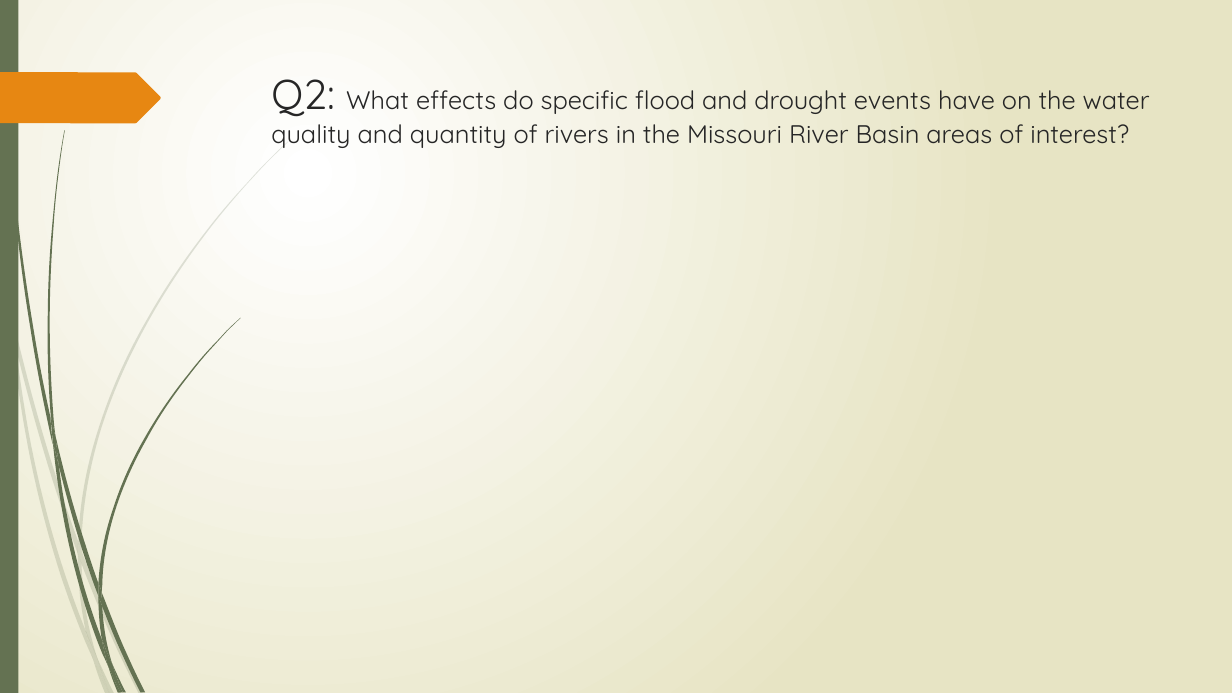
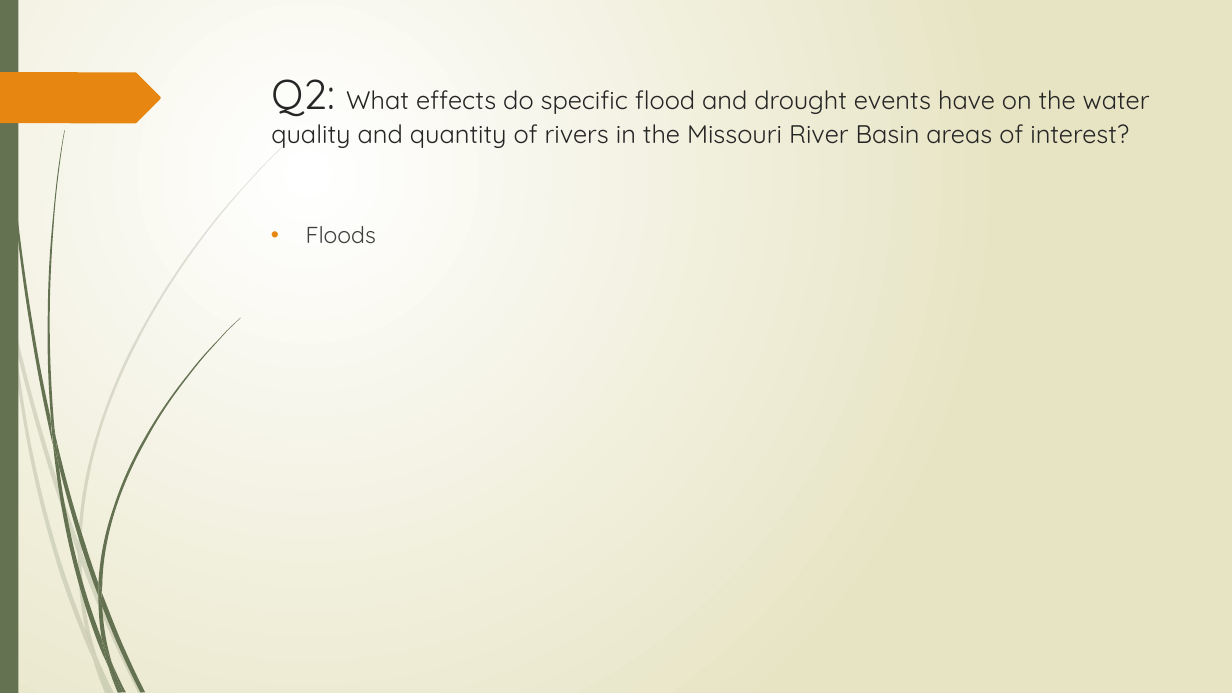
Before and after one commit to forkhala/Hydrologic_Data_Analysis_Final_Proj, a slide deck: slide 8 of TeamDocs/Examining the Hydrologic Properties of the Missouri River.pptx. Drawn at 1232x693 pixels with LibreOffice and Linux fonts; fonts in the diff are those of the drawing. Boxes give left, top, right and bottom in pixels: in the first picture for what was removed or moved away, otherwise in the second. Text is boxed around its words. In the diff, an @@ line names an element or a change of style, - is before the commit and + after.

Commit message:
Added information to dataset slide and to the droughts and flood slides for our presentation.

```diff
--- a/TeamDocs/Examining the Hydrologic Properties of the Missouri River.pptx
+++ b/TeamDocs/Examining the Hydrologic Properties of the Missouri River.pptx
@@ text added at (306, 226, 376, 243), 18 pt, text #404040 @@
+• Floods
```
Also in this commit, not shown: 1 other slide changed, 2 slides added, 1 slide removed.
